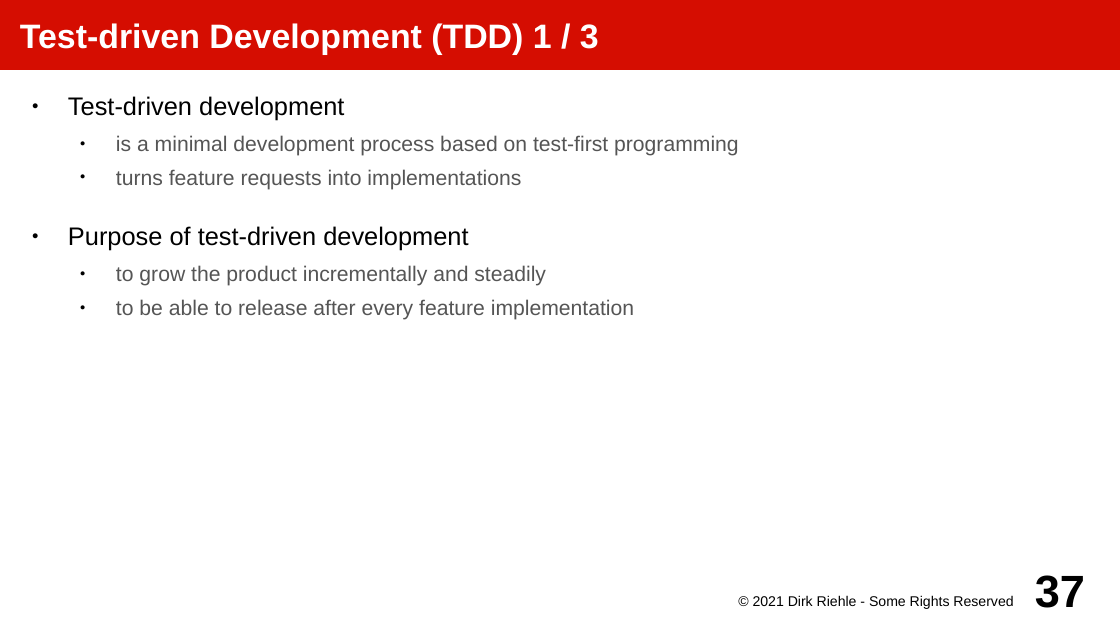
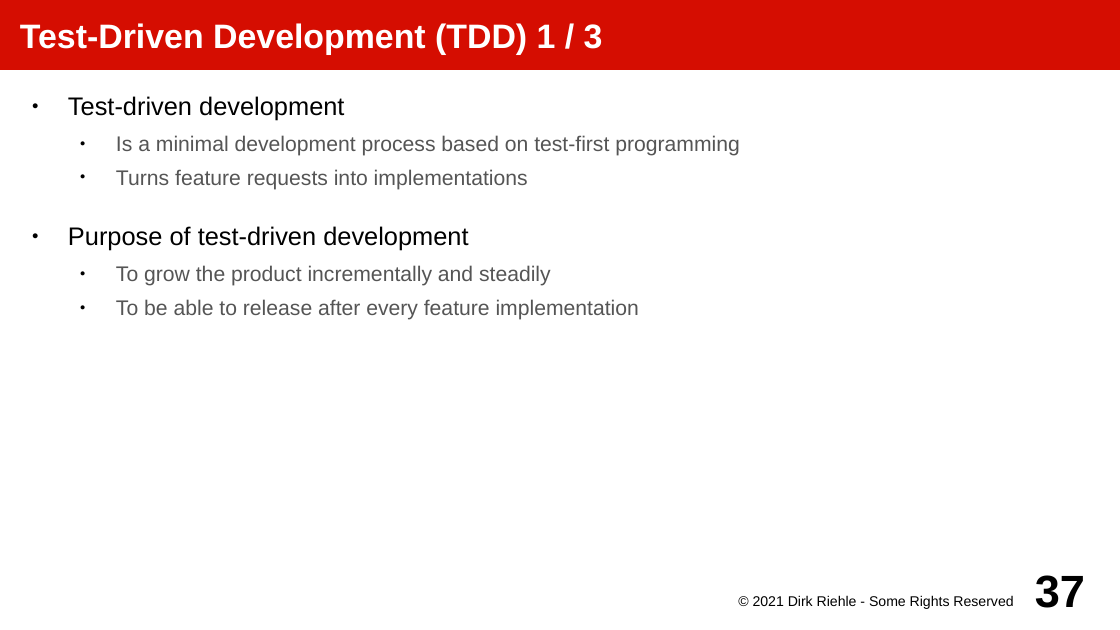
Before and after one commit to dirkriehle/amos-course, a slide deck: slide 37 of Lecture slides/AMOS E02 - Programming Practices.odp. Drawn at 1120x630 pixels with LibreOffice and Linux fonts; fonts in the diff are those of the drawing. Boxes give left, top, right and bottom in pixels: in the first picture for what was removed or moved away, otherwise in the second. Text is boxed around its words. In the diff, an @@ line names an element or a change of style, - is before the commit and + after.

Commit message:
Fixed up and recorded part E on software development

```diff
--- a/Lecture slides/AMOS E02 - Programming Practices.odp
+++ b/Lecture slides/AMOS E02 - Programming Practices.odp
@@ title at box(20, 23, 603, 55): text changed @@
-Test-driven Development (TDD) 1 / 3
+Test-Driven Development (TDD) 1 / 3
@@ text at box(116, 135, 740, 190): text changed @@
-  ● is a minimal development process based on test-first programming
-  ● turns feature requests into implementations
+  ● Is a minimal development process based on test-first programming
+  ● Turns feature requests into implementations
@@ text at box(116, 265, 639, 320): text changed @@
-  ● to grow the product incrementally and steadily
-  ● to be able to release after every feature implementation
+  ● To grow the product incrementally and steadily
+  ● To be able to release after every feature implementation
```
Also in this commit, not shown: 9 other slides changed, 3 other files.
